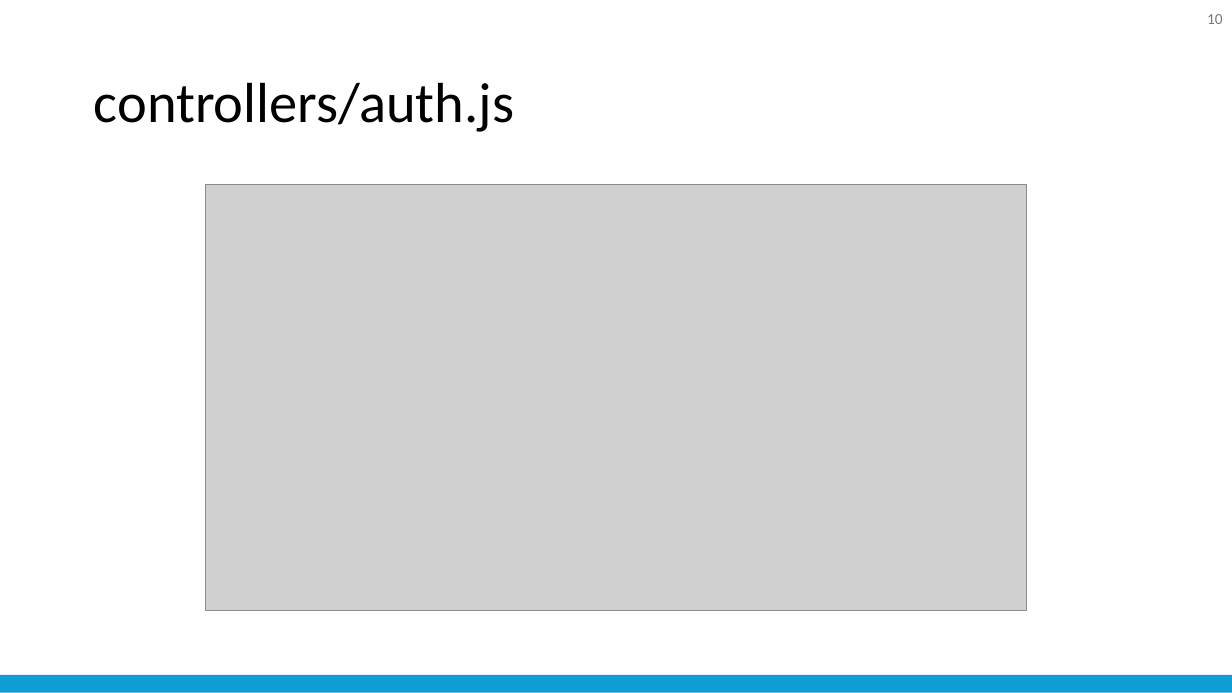
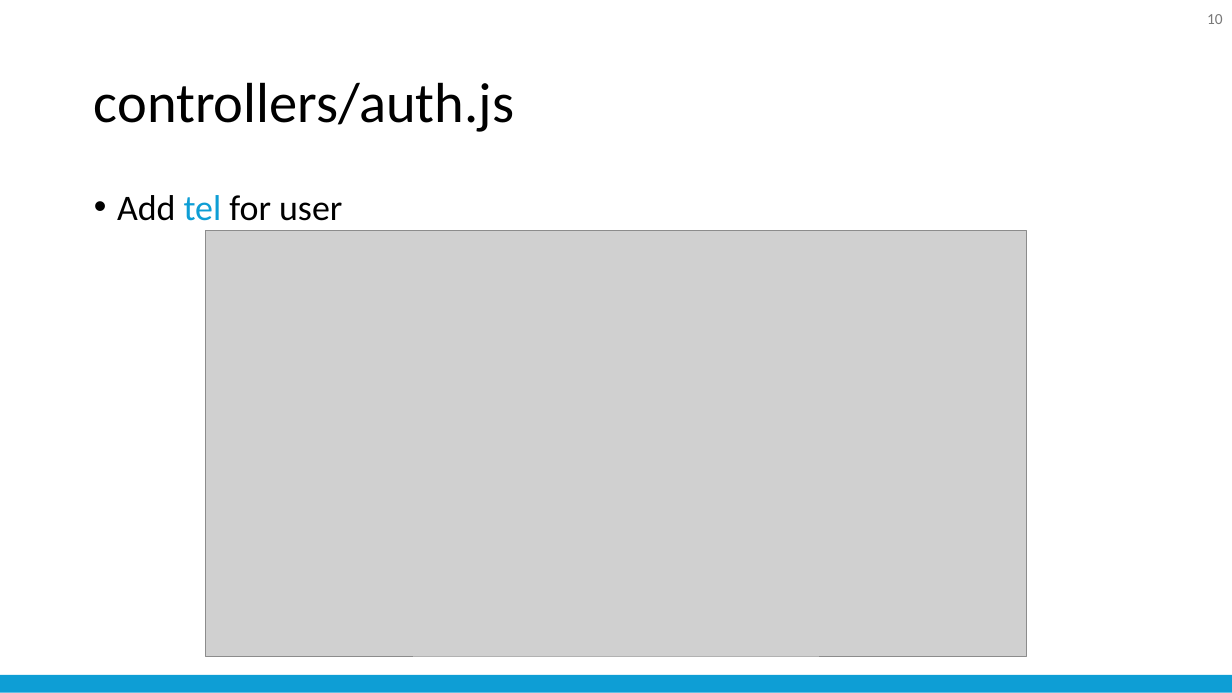
Before and after one commit to nattapong232/DentistBooking, a slide deck: slide 10 of SRS.pptx. Drawn at 1232x693 pixels with LibreOffice and Linux fonts; fonts in the diff are those of the drawing; grey boxes stand for pictures. Boxes give left, top, right and bottom in pixels: in the first picture for what was removed or moved away, otherwise in the second. Text is boxed around its words. In the diff, an @@ line names an element or a change of style, - is before the commit and + after.

```diff
--- a/SRS.pptx
+++ b/SRS.pptx
@@ text added at [117, 195, 342, 221], 28 pt, text #000000 @@
+• Add tel for user
@@ picture: place and size @@
-picture at [206, 185, 1027, 611]
+picture at [206, 230, 1027, 656]
```
Also in this commit, not shown: 11 other slides changed, 1 slide added, 21 other files.
